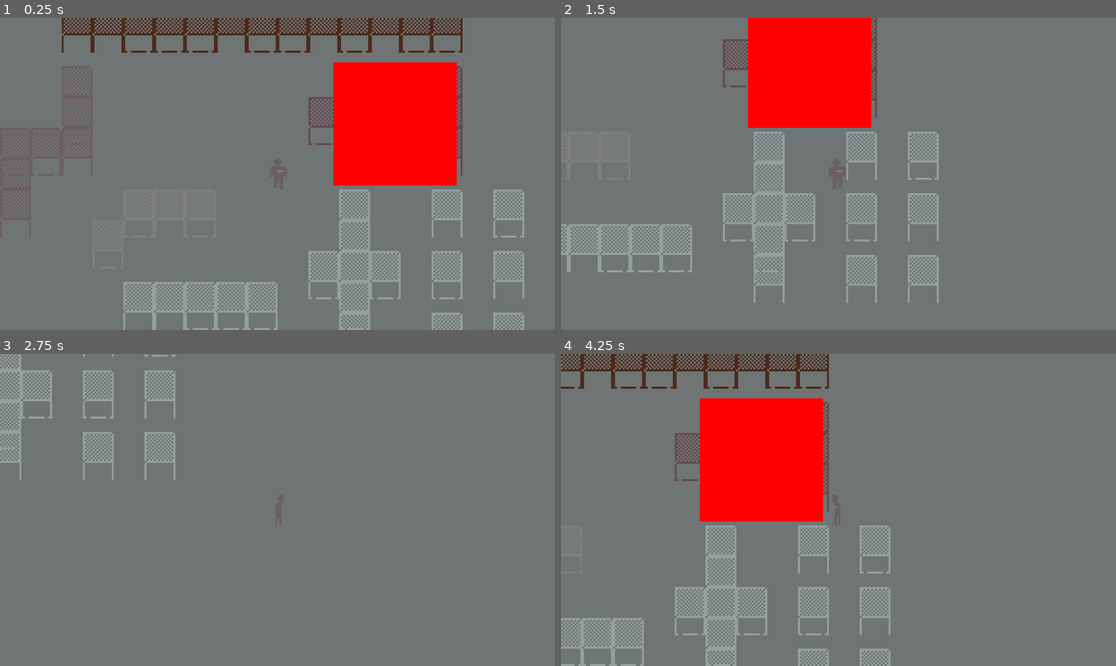
Above: before the commit, frames 1-4 (two rows, left to right).
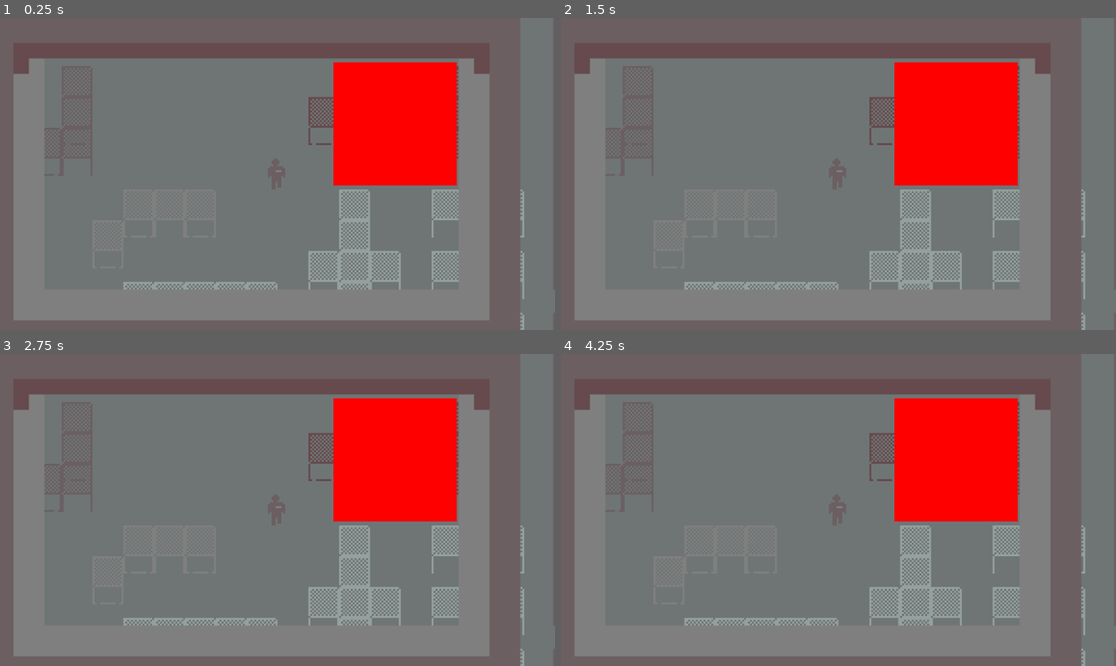
Above: after the commit, the same moments.

Repository: impstudio2024/gwj74
Game: Godot game, scene res://scenes/polygon_level.tscn
Two runs of this game, one before a commit and one after it. Both use one fixed random seed, a clock stepped at 60 frames per second and the inputs below. The engine's default icon, where the game draws it, is replaced by a stand-in: a white triangle on a blue panel in a dark square.
Inputs:
- Up to frame 1 (0.25 s): no input
- Up to frame 2 (1.5 s): tap Enter (ui_accept) at 0.5, 0.6, 0.77, 1.07, 1.35 s; hold D (move_right) 0.53-1.28 s; hold S (move_down) from 1.28 s (still down)
- Up to frame 3 (2.75 s): tap Enter (ui_accept) at 1.52, 1.82, 2.1 s; release S (move_down) at 2.03 s; hold D (move_right) from 2.03 s (still down)
- Up to frame 4 (4.25 s): release D (move_right) at 2.78 s; hold W (move_up) 2.78-3.53 s; tap Enter (ui_accept) at 2.85, 3.02, 3.32, 3.6, 3.77, 4.07 s; hold A (move_left) from 3.53 s (still down)

The runs differ from the first frame. In frame 1, 11% of the frame differs, in the area x 2-94%, y 0-100%; in frame 2, 28%; in frame 3, 19%; in frame 4, 32%, in the area x 0-95%, y 0-100%.

Commit message:
computer scene + transparent object template

Diff:
--- a/godotwildjam2024_2dtopdownhorror/project.godot
+++ b/godotwildjam2024_2dtopdownhorror/project.godot
@@ -15,8 +15,13 @@
 config/features=PackedStringArray("4.3", "GL Compatibility")
 config/icon="res://icon.svg"
 
+[autoload]
+
+Global="*res://scripts/global.gd"
+
 [display]
 
+window/size/mode=3
 window/size/resizable=false
 window/stretch/scale_mode="integer"
 
--- /dev/null
+++ b/godotwildjam2024_2dtopdownhorror/scenes/computer_scene.tscn
@@ -0,0 +1,27 @@
+[gd_scene load_steps=4 format=3 uid="uid://cy7tqfskp8g41"]
+
+[ext_resource type="Script" path="res://scripts/computer_scene.gd" id="1_682rm"]
+[ext_resource type="Texture2D" uid="uid://cx76ln8g2dqrh" path="res://sprites/hud/screen.png" id="2_85qrf"]
+
+[sub_resource type="SpriteFrames" id="SpriteFrames_xd7ih"]
+animations = [{
+"frames": [{
+"duration": 1.0,
+"texture": ExtResource("2_85qrf")
+}],
+"loop": true,
+"name": &"default",
+"speed": 5.0
+}]
+
+[node name="ComputerScene" type="TextureRect"]
+offset_left = -376.0
+offset_top = -216.0
+offset_right = 372.0
+offset_bottom = 216.0
+scale = Vector2(0.5, 0.5)
+script = ExtResource("1_682rm")
+
+[node name="Sprite" type="AnimatedSprite2D" parent="."]
+sprite_frames = SubResource("SpriteFrames_xd7ih")
+centered = false
--- /dev/null
+++ b/godotwildjam2024_2dtopdownhorror/scenes/player_camera.tscn
@@ -0,0 +1,15 @@
+[gd_scene load_steps=3 format=3 uid="uid://f8ud243oy7i6"]
+
+[ext_resource type="Script" path="res://scripts/player_camera.gd" id="1_8l7kn"]
+[ext_resource type="PackedScene" uid="uid://cy7tqfskp8g41" path="res://scenes/computer_scene.tscn" id="2_hkawv"]
+
+[node name="PlayerCamera" type="Camera2D"]
+top_level = true
+zoom = Vector2(4, 4)
+script = ExtResource("1_8l7kn")
+
+[node name="ComputerScene" parent="." instance=ExtResource("2_hkawv")]
+offset_left = -177.0
+offset_top = -108.0
+offset_right = 571.0
+offset_bottom = 324.0
--- a/godotwildjam2024_2dtopdownhorror/scenes/polygon_level.tscn
+++ b/godotwildjam2024_2dtopdownhorror/scenes/polygon_level.tscn
@@ -1,7 +1,7 @@
 [gd_scene load_steps=7 format=4 uid="uid://5fykf5wanf0d"]
 
 [ext_resource type="PackedScene" uid="uid://6quj6tmj4lo6" path="res://scenes/player.tscn" id="1_16oua"]
-[ext_resource type="Script" path="res://scripts/player_camera.gd" id="2_73jv1"]
+[ext_resource type="PackedScene" uid="uid://f8ud243oy7i6" path="res://scenes/player_camera.tscn" id="2_w5a54"]
 [ext_resource type="Texture2D" uid="uid://dfiqt7bak1gs0" path="res://assets/sprites/walls.png" id="3_8snio"]
 [ext_resource type="PackedScene" uid="uid://dfnqfn3hxy1gg" path="res://scenes/interactable_object_example.tscn" id="3_out3i"]
 
@@ -205,9 +205,7 @@
 
 [node name="Player" parent="." instance=ExtResource("1_16oua")]
 
-[node name="PlayerCamera" type="Camera2D" parent="."]
-zoom = Vector2(4, 4)
-script = ExtResource("2_73jv1")
+[node name="PlayerCamera" parent="." instance=ExtResource("2_w5a54")]
 
 [node name="Walls" type="TileMapLayer" parent="."]
 tile_map_data = PackedByteArray("AAD5//v/AAABAAAAAAD6//v/AAABAAAAAAD7//v/AAAAAAAAAAD8//v/AAAAAAAAAAD9//v/AAAAAAAAAAD+// …(704 unchanged characters)…
--- /dev/null
+++ b/godotwildjam2024_2dtopdownhorror/scripts/computer_scene.gd
@@ -0,0 +1,8 @@
+extends TextureRect
+@onready var player = Global.get_grandparent(self,2).get_node("Player")
+
+func _ready():
+	player.controllable = false
+
+func close():
+	player.controllable = true
--- /dev/null
+++ b/godotwildjam2024_2dtopdownhorror/scripts/global.gd
@@ -0,0 +1,10 @@
+extends Node
+
+
+func get_grandparent(node : Node,parent_generation : int):
+	var i = 0
+	var parent = node
+	while i < parent_generation:
+		i += 1
+		parent = parent.get_parent()
+	return parent
--- a/godotwildjam2024_2dtopdownhorror/scripts/interactable_object_example.gd
+++ b/godotwildjam2024_2dtopdownhorror/scripts/interactable_object_example.gd
@@ -1,4 +1,4 @@
 extends InteractableObject
 
 func interact():
-	print("interacted")
+	get_parent().get_node("PlayerCamera/CanvasLayer/CenterContainer").add_child(load("res://scenes/computer_scene.tscn").instantiate())
--- a/godotwildjam2024_2dtopdownhorror/scripts/player.gd
+++ b/godotwildjam2024_2dtopdownhorror/scripts/player.gd
@@ -1,12 +1,14 @@
 extends CharacterBody2D
 var speed = 150.0
+var controllable = true
 @onready var sprite = $Sprite
 
 func _ready():
 	pass
 
 func _process(delta):
-	movement_controller()
+	if controllable:
+		movement_controller()
 
 func movement_controller():
 	if Input.is_action_just_pressed("ui_accept"):
Binary file added: godotwildjam2024_2dtopdownhorror/sprites/hud/screen.png
Not shown, added: godotwildjam2024_2dtopdownhorror/sprites/hud/screen.png.import
